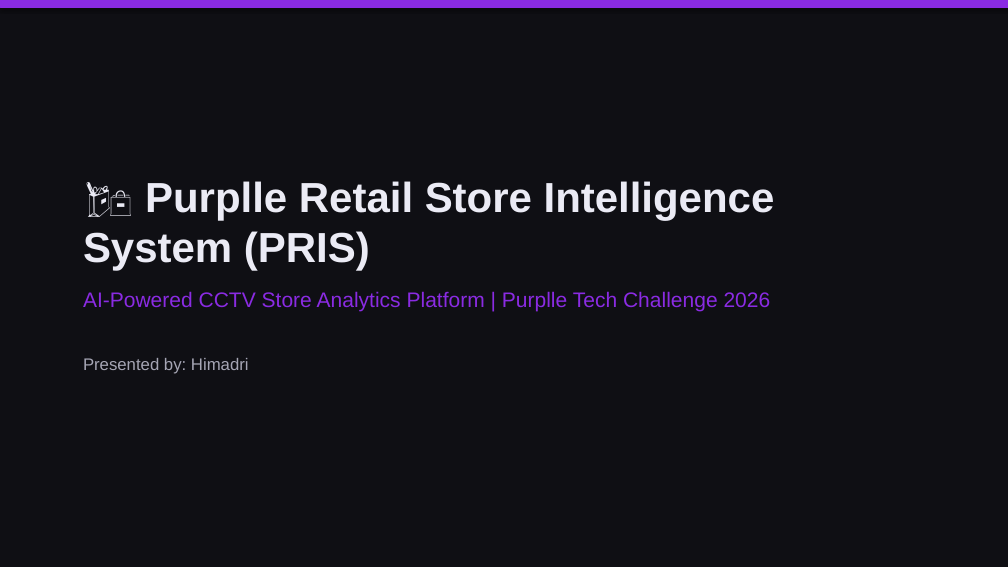
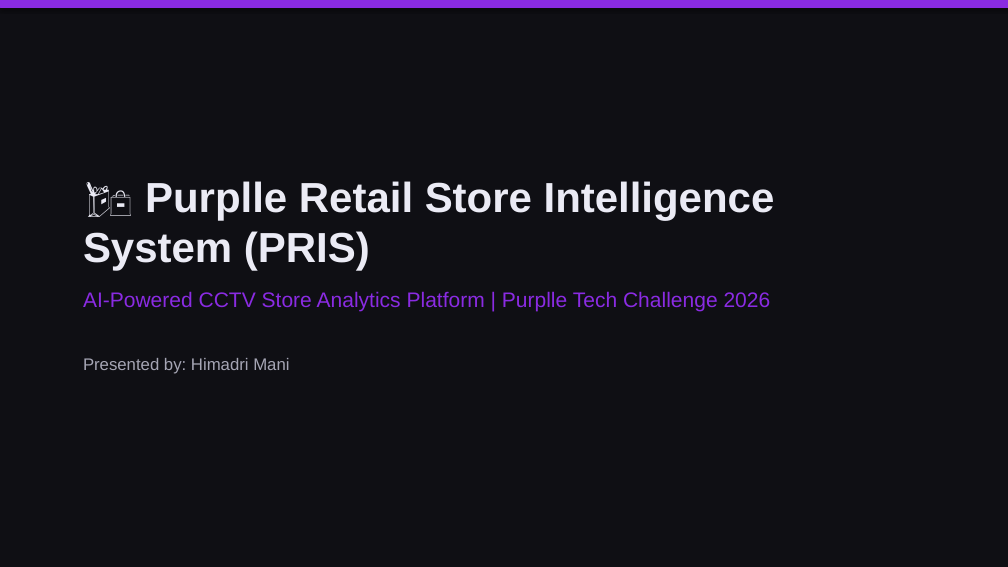
Before and after one commit to Himadrimani/ctv, a slide deck: slide 1 of Purplle_Store_Intelligence_PRIS.pptx. Drawn at 1008x567 pixels with LibreOffice and Linux fonts; fonts in the diff are those of the drawing. Boxes give left, top, right and bottom in pixels: in the first picture for what was removed or moved away, otherwise in the second. Text is boxed around its words. In the diff, an @@ line names an element or a change of style, - is before the commit and + after.

```diff
--- a/Purplle_Store_Intelligence_PRIS.pptx
+++ b/Purplle_Store_Intelligence_PRIS.pptx
@@ text at (x1=83, y1=358, x2=289, y2=374): text changed @@
-Presented by: Himadri
+Presented by: Himadri Mani
```
Also in this commit, not shown: 1 slide added, 5 other files.
